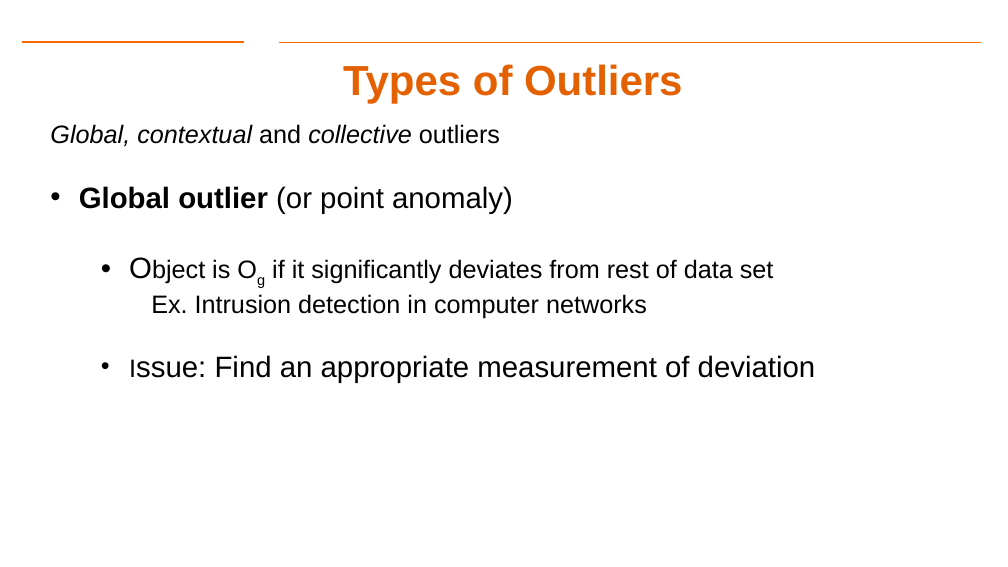
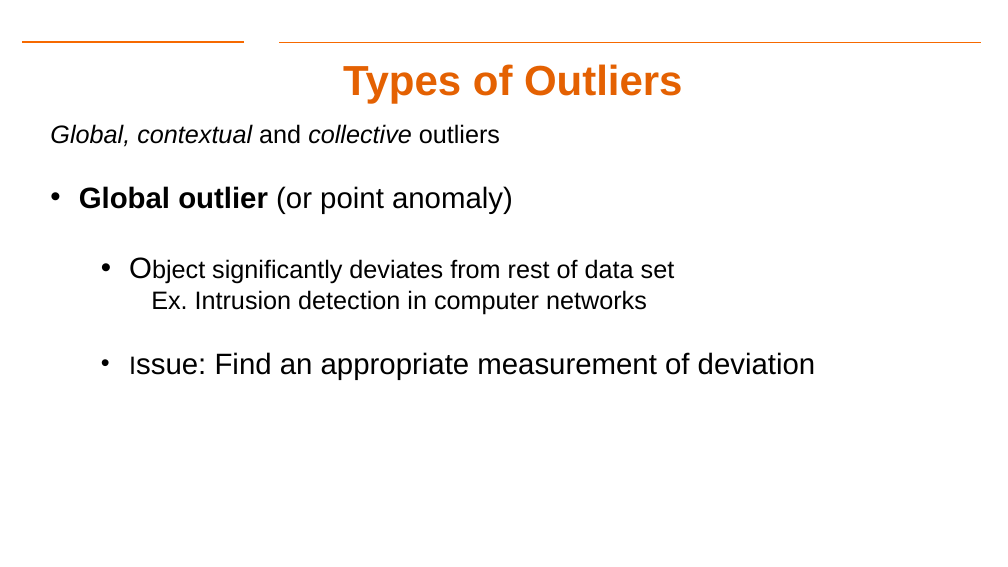
Before and after one commit to Dre1896/RIT-DSCI-633-FDS, a slide deck: slide 21 of Syllabus/Lecture14/Lec14.pptx. Drawn at 1008x567 pixels with LibreOffice and Linux fonts; fonts in the diff are those of the drawing; background and template pictures are left out. Boxes give left, top, right and bottom in pixels: in the first picture for what was removed or moved away, otherwise in the second. Text is boxed around its words. In the diff, an @@ line names an element or a change of style, - is before the commit and + after.

```diff
--- a/Syllabus/Lecture14/Lec14.pptx
+++ b/Syllabus/Lecture14/Lec14.pptx
@@ text at (x1=212, y1=259, x2=675, y2=284): text changed @@
-  • Object is Og if it significantly deviates from rest of data set
+  • Object significantly deviates from rest of data set
```
Also in this commit, not shown: 3 other slides changed, 3 other files.
